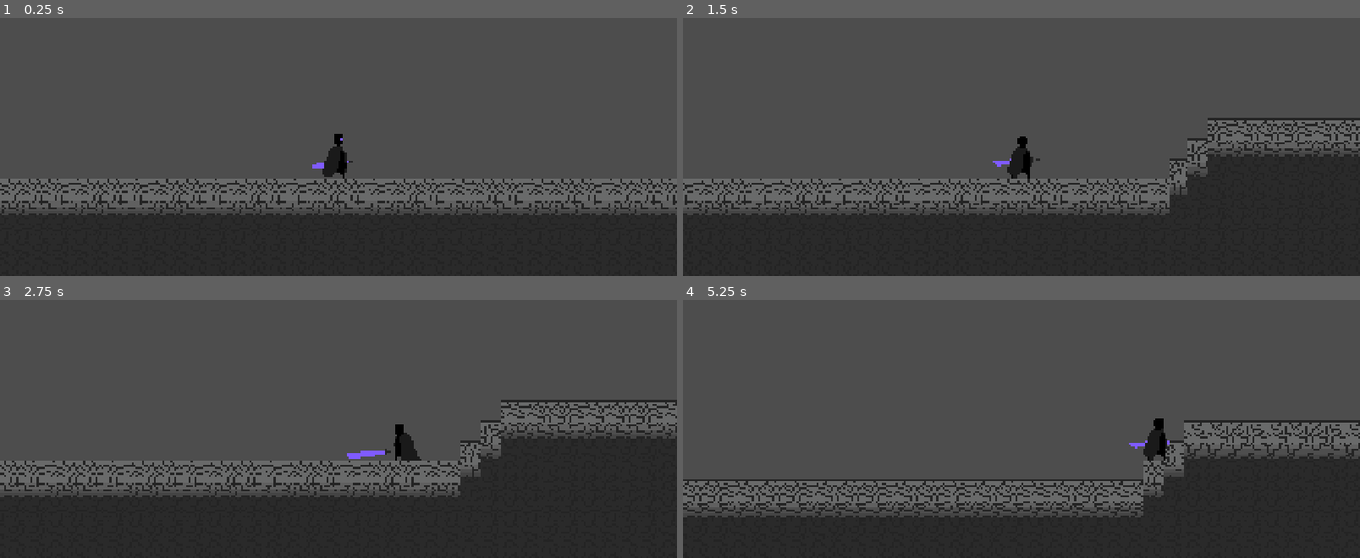
Above: before the commit, frames 1-4 (two rows, left to right).
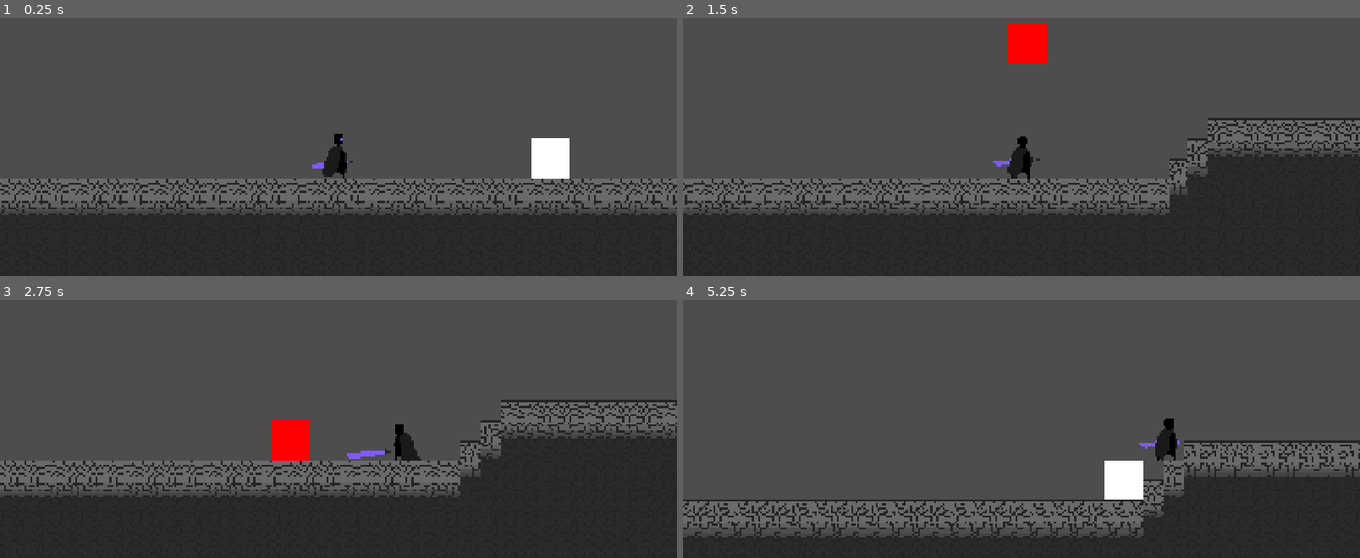
Above: after the commit, the same moments.

Repository: AnejMajnik/soulsvania
Game: Godot game, scene res://scenes/game.tscn
Same seed, same stepped clock (60 frames per second), same inputs: the game is played once before the commit and once after it.
Inputs (mouse positions are in pixels of both pictures, inside the frame that each line leads up to):
- Up to frame 1 (0.25 s): no input
- Up to frame 2 (1.5 s): move the mouse to (1170, 67) at 0.52 s; hold D (move_right) from 0.53 s (still down); click (1170, 67) at 0.6 s; tap Space (jump) at 0.77 s; move the mouse to (886, 105) at 1.27 s; click (886, 105) at 1.35 s
- Up to frame 3 (2.75 s): tap Space (jump) at 1.52 s; move the mouse to (outside the picture) at 2.02 s; release D (move_right) at 2.03 s; hold A (move_left) from 2.03 s (still down); click (outside the picture) at 2.1 s
- Up to frame 4 (5.25 s): move the mouse to (987, 444) at 2.77 s; release A (move_left) at 2.78 s; hold D (move_right) 2.78-4.28 s; click (987, 444) at 2.85 s; tap Space (jump) at 3.02, 3.77, 4.52 s; move the mouse to (1224, 423) at 3.52 s; click (1224, 423) at 3.6 s; move the mouse to (818, 310) at 4.27 s; hold A (move_left) 4.28-5.03 s; click (818, 310) at 4.35 s; move the mouse to (1055, 367) at 5.02 s; hold D (move_right) from 5.03 s (still down); click (1055, 367) at 5.1 s

The runs differ from the first frame. In frame 1, 0.9% of the frame differs, in the area x 78-85%, y 46-63%; in frame 2, 0.9%; in frame 3, 0.9%; in frame 4, 19%, in the area x 0-100%, y 45-93%.

Commit message:
Added the cube prototype enemy to the game. Added a simple state machine, with chase, telegraph, attack and recover states. Added an attack where the cube jumps to the position the player is at

Diff:
--- a/project.godot
+++ b/project.godot
@@ -27,21 +27,25 @@
 move_left={
 "deadzone": 0.2,
 "events": [Object(InputEventKey,"resource_local_to_scene":false,"resource_name":"","device":-1,"window_id":0,"alt_press …(191 unchanged characters)…
+, Object(InputEventJoypadMotion,"resource_local_to_scene":false,"resource_name":"","device":-1,"axis":0,"axis_value":-1.0,"script":null)
 ]
 }
 move_right={
 "deadzone": 0.2,
 "events": [Object(InputEventKey,"resource_local_to_scene":false,"resource_name":"","device":-1,"window_id":0,"alt_press …(192 unchanged characters)…
+, Object(InputEventJoypadMotion,"resource_local_to_scene":false,"resource_name":"","device":-1,"axis":0,"axis_value":1.0,"script":null)
 ]
 }
 jump={
 "deadzone": 0.2,
 "events": [Object(InputEventKey,"resource_local_to_scene":false,"resource_name":"","device":-1,"window_id":0,"alt_press …(191 unchanged characters)…
+, Object(InputEventJoypadButton,"resource_local_to_scene":false,"resource_name":"","device":-1,"button_index":0,"pressure":0.0,"pressed":true,"script":null)
 ]
 }
 attack_combo={
 "deadzone": 0.2,
 "events": [Object(InputEventMouseButton,"resource_local_to_scene":false,"resource_name":"","device":-1,"window_id":0,"a …(258 unchanged characters)…
+, Object(InputEventJoypadButton,"resource_local_to_scene":false,"resource_name":"","device":-1,"button_index":2,"pressure":0.0,"pressed":true,"script":null)
 ]
 }
 
--- /dev/null
+++ b/scenes/enemy_cube.gd
@@ -0,0 +1,91 @@
+extends CharacterBody2D
+
+# Enum
+enum State { CHASE, TELEGRAPH, ATTACK, RECOVER }
+
+# Constants
+const SPEED = 100.0
+const DECCELERATION_SPEED = 20
+const JUMP_VELOCITY = -250.0
+
+# Variables
+var current_state: State = State.CHASE
+var health = 100
+var telegraphing = false
+var attacking = false
+var player_pos_x = 0
+var player_pos_y = 0
+var attack_time = 1.0
+var recovering = false
+
+# References
+@onready var player: CharacterBody2D = %Player
+@onready var animated_sprite: AnimatedSprite2D = $AnimatedSprite2D
+@onready var timer: Timer = $Timer
+
+func get_player_pos():
+	player_pos_x = player.global_position.x
+	player_pos_y = player.global_position.y
+
+
+func chase_player():
+	animated_sprite.play("idle")
+	var direction
+	if sign(player.global_position.x - global_position.x) > 0:
+		direction = 1
+	else:
+		direction = -1
+
+	velocity.x = SPEED * direction
+
+func telegraph_attack():
+	telegraphing = true
+	animated_sprite.play("telegraph")
+	velocity.x = 0
+
+func attack():
+	velocity.x = (player_pos_x - global_position.x) / attack_time
+	velocity.y = (player_pos_y - global_position.y - 0.5 * get_gravity().y * attack_time * attack_time) / attack_time
+
+
+func _physics_process(delta: float) -> void:
+	if not is_on_floor():
+		velocity += get_gravity() * delta
+
+	if global_position.distance_to(player.global_position) > 100 and !telegraphing:
+		current_state = State.TELEGRAPH
+
+	match current_state:
+		State.CHASE:
+			chase_player()
+		State.TELEGRAPH:
+			telegraph_attack()
+		State.ATTACK:
+			if !attacking:
+				attack()
+				attacking = true
+			if is_on_floor() and velocity.y >= 0:
+				print("on floro")
+				attacking = false
+				current_state = State.RECOVER
+		State.RECOVER:
+			if !recovering:
+				timer.start()
+				recovering = true
+
+	if is_on_floor():
+		velocity.x = move_toward(velocity.x, 0, DECCELERATION_SPEED)
+
+	move_and_slide()
+
+
+func _on_animated_sprite_2d_animation_finished() -> void:
+	if animated_sprite.animation == "telegraph":
+		get_player_pos()
+		current_state = State.ATTACK
+
+
+func _on_timer_timeout() -> void:
+	print("Timer timeout reached")
+	current_state = State.CHASE
+	recovering = false
--- /dev/null
+++ b/scenes/enemy_cube.tscn
@@ -0,0 +1,113 @@
+[gd_scene format=3 uid="uid://n483mnucf7hy"]
+
+[ext_resource type="Texture2D" uid="uid://c62m3fvqm0l3s" path="res://assets/spritesheets/cube.png" id="1_4o6ld"]
+[ext_resource type="Script" uid="uid://yyf1e2twj2y2" path="res://scenes/enemy_cube.gd" id="1_q8g4r"]
+
+[sub_resource type="AtlasTexture" id="AtlasTexture_q8g4r"]
+atlas = ExtResource("1_4o6ld")
+region = Rect2(0, 0, 32, 32)
+
+[sub_resource type="AtlasTexture" id="AtlasTexture_7lac2"]
+atlas = ExtResource("1_4o6ld")
+region = Rect2(32, 0, 32, 32)
+
+[sub_resource type="AtlasTexture" id="AtlasTexture_jn626"]
+atlas = ExtResource("1_4o6ld")
+region = Rect2(64, 0, 32, 32)
+
+[sub_resource type="AtlasTexture" id="AtlasTexture_q4rpt"]
+atlas = ExtResource("1_4o6ld")
+region = Rect2(96, 0, 32, 32)
+
+[sub_resource type="AtlasTexture" id="AtlasTexture_m22l2"]
+atlas = ExtResource("1_4o6ld")
+region = Rect2(128, 0, 32, 32)
+
+[sub_resource type="AtlasTexture" id="AtlasTexture_bbh31"]
+atlas = ExtResource("1_4o6ld")
+region = Rect2(160, 0, 32, 32)
+
+[sub_resource type="AtlasTexture" id="AtlasTexture_haglr"]
+atlas = ExtResource("1_4o6ld")
+region = Rect2(192, 0, 32, 32)
+
+[sub_resource type="AtlasTexture" id="AtlasTexture_d8ht2"]
+atlas = ExtResource("1_4o6ld")
+region = Rect2(224, 0, 32, 32)
+
+[sub_resource type="AtlasTexture" id="AtlasTexture_dhsxu"]
+atlas = ExtResource("1_4o6ld")
+region = Rect2(256, 0, 32, 32)
+
+[sub_resource type="AtlasTexture" id="AtlasTexture_t4rxh"]
+atlas = ExtResource("1_4o6ld")
+region = Rect2(288, 0, 32, 32)
+
+[sub_resource type="AtlasTexture" id="AtlasTexture_esbf7"]
+atlas = ExtResource("1_4o6ld")
+region = Rect2(320, 0, 32, 32)
+
+[sub_resource type="SpriteFrames" id="SpriteFrames_nrent"]
+animations = [{
+"frames": [{
+"duration": 1.0,
+"texture": SubResource("AtlasTexture_q8g4r")
+}],
+"loop": 1,
+"name": &"idle",
+"speed": 5.0
+}, {
+"frames": [{
+"duration": 1.0,
+"texture": SubResource("AtlasTexture_7lac2")
+}, {
+"duration": 1.0,
+"texture": SubResource("AtlasTexture_jn626")
+}, {
+"duration": 1.0,
+"texture": SubResource("AtlasTexture_q4rpt")
+}, {
+"duration": 1.0,
+"texture": SubResource("AtlasTexture_m22l2")
+}, {
+"duration": 1.0,
+"texture": SubResource("AtlasTexture_bbh31")
+}, {
+"duration": 1.0,
+"texture": SubResource("AtlasTexture_haglr")
+}, {
+"duration": 1.0,
+"texture": SubResource("AtlasTexture_d8ht2")
+}, {
+"duration": 1.0,
+"texture": SubResource("AtlasTexture_dhsxu")
+}, {
+"duration": 1.0,
+"texture": SubResource("AtlasTexture_t4rxh")
+}, {
+"duration": 1.0,
+"texture": SubResource("AtlasTexture_esbf7")
+}],
+"loop": 0,
+"name": &"telegraph",
+"speed": 8.0
+}]
+
+[sub_resource type="RectangleShape2D" id="RectangleShape2D_nrent"]
+size = Vector2(32, 32)
+
+[node name="EnemyCube" type="CharacterBody2D" unique_id=432931515]
+script = ExtResource("1_q8g4r")
+
+[node name="AnimatedSprite2D" type="AnimatedSprite2D" parent="." unique_id=1005753930]
+sprite_frames = SubResource("SpriteFrames_nrent")
+animation = &"telegraph"
+
+[node name="CollisionShape2D" type="CollisionShape2D" parent="." unique_id=876057069]
+shape = SubResource("RectangleShape2D_nrent")
+
+[node name="Timer" type="Timer" parent="." unique_id=20432754]
+one_shot = true
+
+[connection signal="animation_finished" from="AnimatedSprite2D" to="." method="_on_animated_sprite_2d_animation_finished"]
+[connection signal="timeout" from="Timer" to="." method="_on_timer_timeout"]
--- a/scenes/game.tscn
+++ b/scenes/game.tscn
@@ -2,6 +2,7 @@
 
 [ext_resource type="PackedScene" uid="uid://d0x36rwurp4fl" path="res://scenes/player.tscn" id="1_uwrxv"]
 [ext_resource type="Texture2D" uid="uid://btqxnbcekyjrx" path="res://assets/spritesheets/Dark_ground.png" id="1_yqjtg"]
+[ext_resource type="PackedScene" uid="uid://n483mnucf7hy" path="res://scenes/enemy_cube.tscn" id="2_lnu2h"]
 
 [sub_resource type="TileSetAtlasSource" id="TileSetAtlasSource_lnu2h"]
 texture = ExtResource("1_yqjtg")
@@ -20,7 +21,11 @@
 tile_map_data = PackedByteArray("AAD5/wQAAAAAAAAAAAD6/wQAAAAAAAAAAAD7/wQAAAAAAAAAAAD8/wQAAAAAAAAAAAD9/wQAAAAAAAAAAAD+/w …(5680 unchanged characters)…
 tile_set = SubResource("TileSet_nrent")
 
+[node name="EnemyCube" parent="." unique_id=432931515 instance=ExtResource("2_lnu2h")]
+position = Vector2(213, 48)
+
 [node name="Player" parent="." unique_id=476142731 instance=ExtResource("1_uwrxv")]
+unique_name_in_owner = true
 position = Vector2(41, 60)
 
 [node name="Camera2D" type="Camera2D" parent="Player" unique_id=315314557]
--- a/scripts/player.gd
+++ b/scripts/player.gd
@@ -9,6 +9,8 @@
 var is_attacking = false;
 var is_jumping = false;
 var has_double_jumped = false;
+var health = 100
+var attack_combo_dmg = 10
 
 # References
 @onready var animated_sprite: AnimatedSprite2D = $AnimatedSprite2D
Binary file added: assets/spritesheets/cube.png
Not shown, added: assets/spritesheets/cube.png.import
Not shown, added: scenes/enemy_cube.gd.uid
